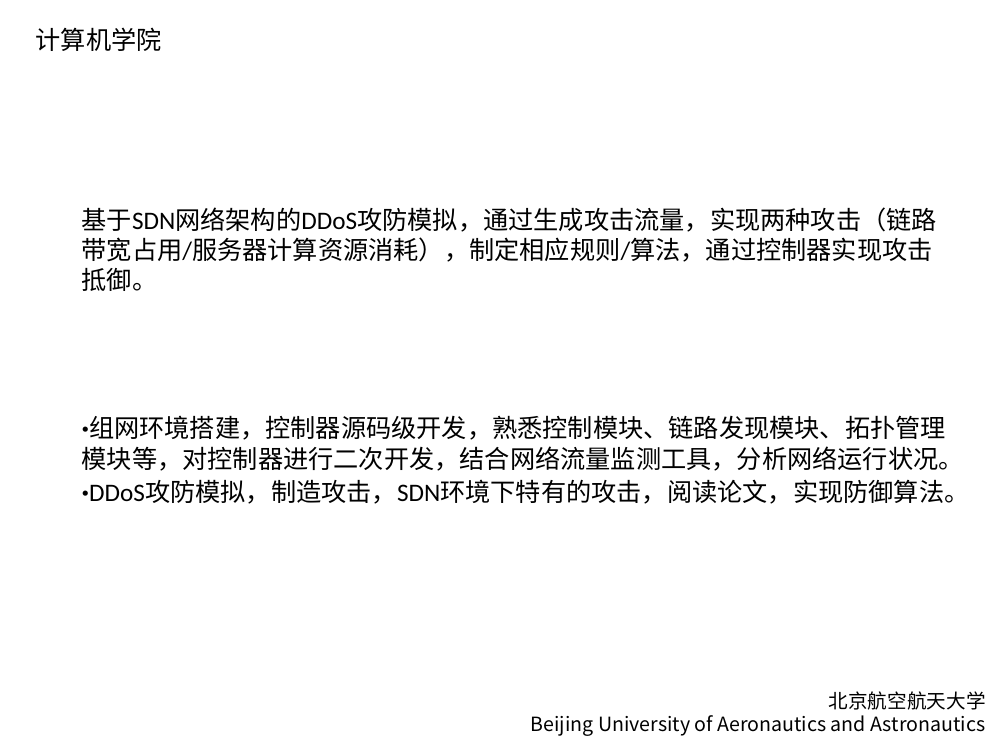
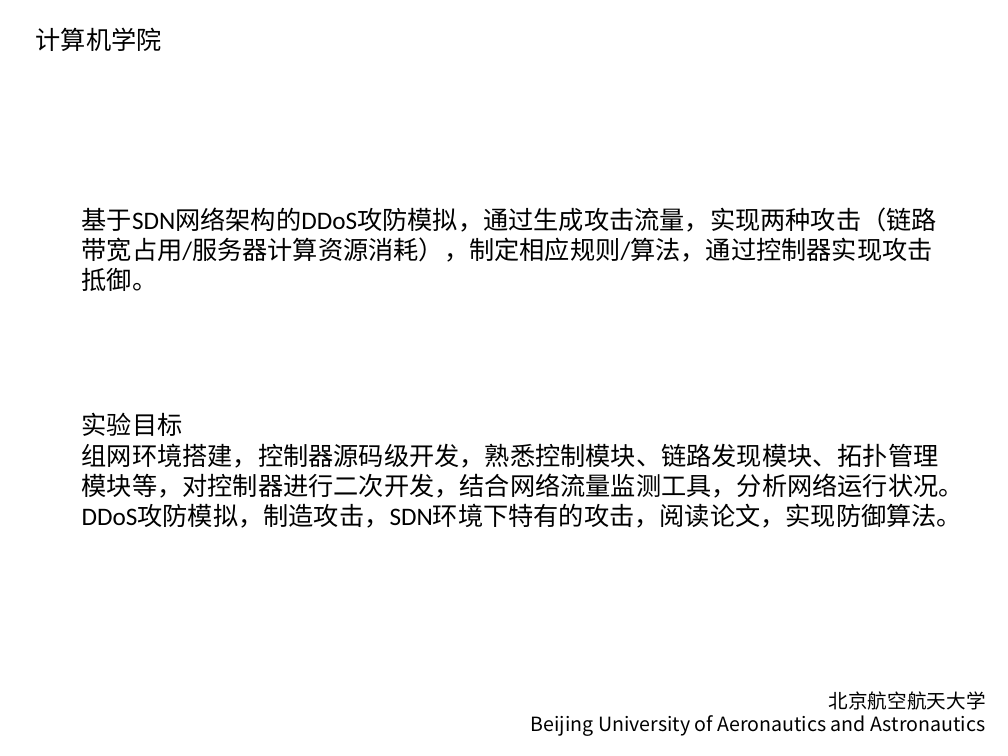
Before and after one commit to DO-MINATOR/buaa, a slide deck: slide 3 of 高等计网/大作业/《基于SDN的DDoS攻击防御实现》中期.pptx. Drawn at 1008x756 pixels with LibreOffice and Linux fonts; fonts in the diff are those of the drawing. Boxes give left, top, right and bottom in pixels: in the first picture for what was removed or moved away, otherwise in the second. Text is boxed around its words. In the diff, an @@ line names an element or a change of style, - is before the commit and + after.

```diff
--- a/高等计网/大作业/《基于SDN的DDoS攻击防御实现》中期.pptx
+++ b/高等计网/大作业/《基于SDN的DDoS攻击防御实现》中期.pptx
@@ text at box(82, 412, 964, 528): text changed @@
-·组网环境搭建，控制器源码级开发，熟悉控制模块、链路发现模块、拓扑管理模块等，对控制器进行二次开发，结合网络流量监测工具，分析网络运行状况。
-·DDoS攻防模拟，制造攻击，SDN环境下特有的攻击，阅读论文，实现防御算法。
+实验目标
+组网环境搭建，控制器源码级开发，熟悉控制模块、链路发现模块、拓扑管理模块等，对控制器进行二次开发，结合网络流量监测工具，分析网络运行状况。
+DDoS攻防模拟，制造攻击，SDN环境下特有的攻击，阅读论文，实现防御算法。
```
Also in this commit, not shown: 4 other slides changed, 3 slides added, 1 slide removed, 11 other files.
